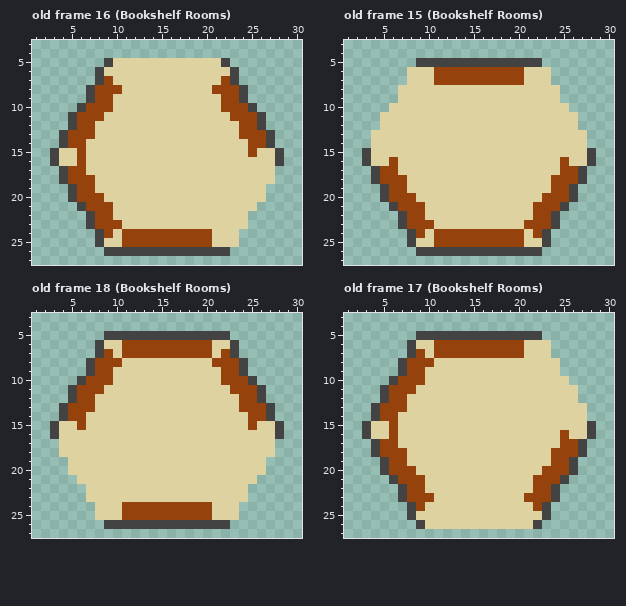
Pixel-art file -- images/hex-tiles-smooth.aseprite. The picture above is the old version.
32x32 pixels, 20 frames. Shown: old frame 16 (Bookshelf Rooms): x 1..30, y 3..27; old frame 15 (Bookshelf Rooms): x 1..30, y 3..27; old frame 18 (Bookshelf Rooms): x 1..30, y 3..27; old frame 17 (Bookshelf Rooms): x 1..30, y 3..27. The commit also changed other frames, which this record leaves out.
Once edited:
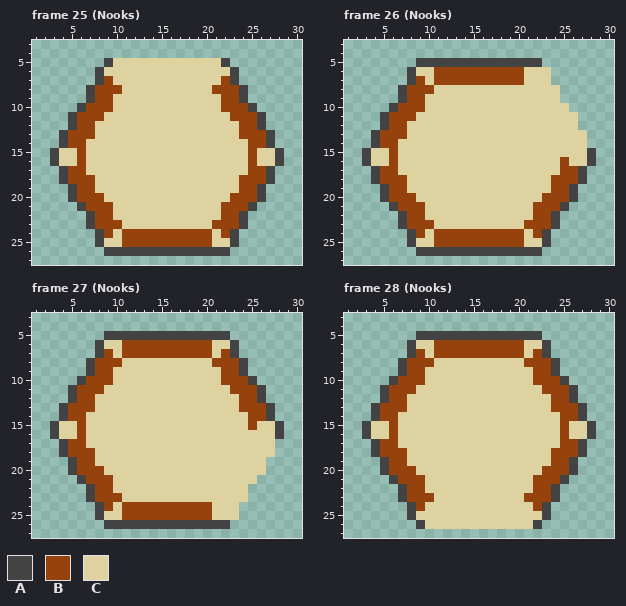
Palette (. is transparent): A #434343  B #96420c  C #ded2a0
A new or re-ordered frame is compared with the old frame closest to it.
From old to new:
frames 20 -> 48
Frame 25 (Nooks) is new; against old frame 16 (Bookshelf Rooms):
Colour C becomes colour A in rows 17 to 18 at x 27; in rows 19 to 20 at x 26; in row 21 at x 25; in rows 22 to 23 at x 24; in rows 24 to 25 at x 23.
Colour C becomes colour B in row 16 at x 25; in row 17 at x 25 to 26; in row 18 at x 24 to 26; in row 19 at x 24 to 25; in row 20 at x 23 to 25; in row 21 at x 22 to 24.
Colour C becomes colour B in row 22 at x 22 to 23; in row 23 at x 21 to 23; in row 24 at x 22.
Frame 26 (Nooks) is new; against old frame 15 (Bookshelf Rooms):
Colour C becomes colour A in rows 6 to 7 at x 8; in rows 8 to 9 at x 7; in row 10 at x 6; in rows 11 to 12 at x 5; in rows 13 to 14 at x 4.
Colour C becomes colour B in row 7 at x 9; in row 8 at x 8 to 10; in row 9 at x 8 to 9; in row 10 at x 7 to 9; in row 11 at x 6 to 8; in row 12 at x 6 to 7.
Colour C becomes colour B in row 13 at x 5 to 7; in row 14 at x 5 to 6; in row 15 at x 6.
Frame 27 (Nooks) is new; against old frame 18 (Bookshelf Rooms):
Colour C becomes colour A in rows 17 to 18 at x 4; in rows 19 to 20 at x 5; in row 21 at x 6; in rows 22 to 23 at x 7; in rows 24 to 25 at x 8.
Colour C becomes colour B in row 16 at x 6; in row 17 at x 5 to 6; in row 18 at x 5 to 7; in row 19 at x 6 to 7; in row 20 at x 6 to 8; in row 21 at x 7 to 9.
Colour C becomes colour B in row 22 at x 8 to 9; in row 23 at x 8 to 10; in row 24 at x 9.
Frame 28 (Nooks) is new; against old frame 17 (Bookshelf Rooms):
Colour C becomes colour A in rows 6 to 7 at x 23; in rows 8 to 9 at x 24; in row 10 at x 25; in rows 11 to 12 at x 26; in rows 13 to 14 at x 27.
Colour C becomes colour B in row 7 at x 22; in row 8 at x 21 to 23; in row 9 at x 22 to 23; in row 10 at x 22 to 24; in row 11 at x 23 to 25; in row 12 at x 24 to 25.
Colour C becomes colour B in row 13 at x 24 to 26; in row 14 at x 25 to 26; in row 15 at x 25.
